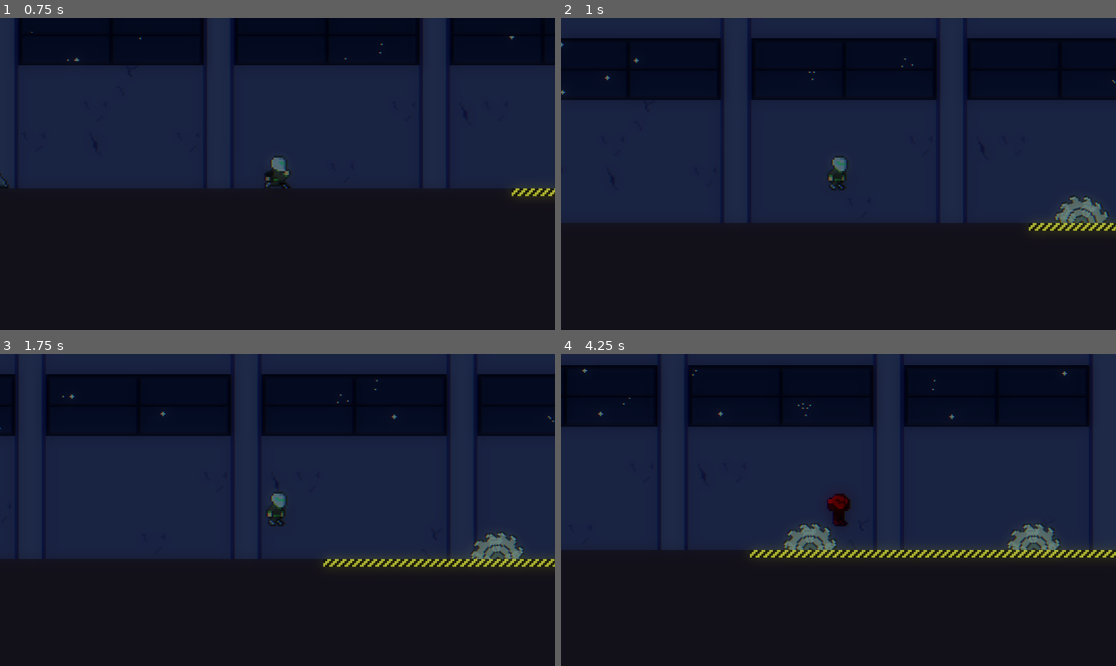
Above: before the commit, frames 1-4 (two rows, left to right).
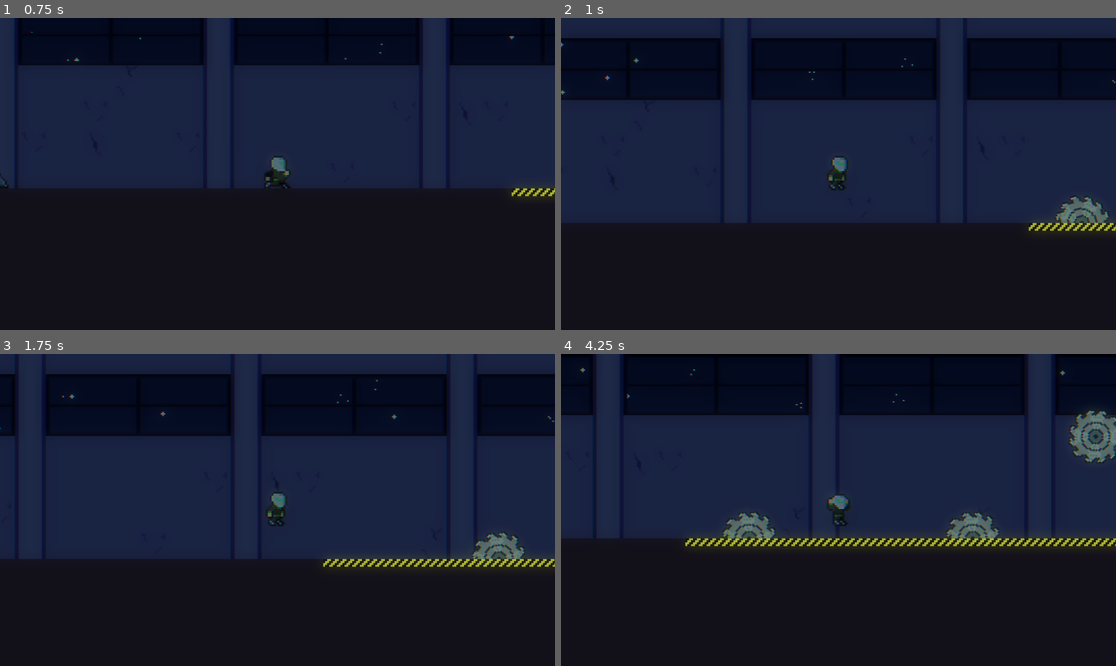
Above: after the commit, the same moments.

Repository: reneelias/Godot-2D-Platformer
Game: Godot game, scene res://Scenes/Level_01.tscn
The game is run twice, just before and just after one commit, with the same random seed, the same clock (stepped at 60 frames per second) and the same inputs.
Inputs:
- Up to frame 1 (0.75 s): tap Enter at 0.5 s; hold D (MoveRight) from 0.53 s (still down)
- Up to frame 2 (1 s): keep holding D (MoveRight); tap Space (Jump) at 0.77 s
- Up to frame 3 (1.75 s): keep holding D (MoveRight); tap Space (Jump) at 1.52 s
- Up to frame 4 (4.25 s): release D (MoveRight) at 2.03 s; hold A (MoveLeft) 2.03-2.78 s; hold D (MoveRight) from 2.78 s (still down); tap Space (Jump) at 3.02, 3.77 s

Frame 1 is identical in both runs. In frame 2, 0.2% of the frame differs, in the area x 88-99%, y 56-66%; in frame 3, 0.3%; in frame 4, 17%, in the area x 0-100%, y 0-66%.

Commit message:
Create SawPathGroup scene

Diff:
--- a/2d-platformer/ObjectScenes/Player.tscn
+++ b/2d-platformer/ObjectScenes/Player.tscn
@@ -191,7 +191,7 @@
 tracks/1/keys = {
 "times": PackedFloat32Array(0),
 "transitions": PackedFloat32Array(1),
-"update": 0,
+"update": 1,
 "values": [PackedVector2Array(-3, -7.5, 4, -7.5, 4, 6.5, 3, 7.5, -2, 7.5, -3, 6.5)]
 }
 tracks/2/type = "value"
@@ -203,7 +203,7 @@
 tracks/2/keys = {
 "times": PackedFloat32Array(0),
 "transitions": PackedFloat32Array(1),
-"update": 0,
+"update": 1,
 "values": [Vector2(0, 0)]
 }
 tracks/3/type = "value"
@@ -215,7 +215,7 @@
 tracks/3/keys = {
 "times": PackedFloat32Array(0),
 "transitions": PackedFloat32Array(1),
-"update": 0,
+"update": 1,
 "values": [Vector2(4, 10)]
 }
 tracks/4/type = "value"
@@ -227,7 +227,7 @@
 tracks/4/keys = {
 "times": PackedFloat32Array(0),
 "transitions": PackedFloat32Array(1),
-"update": 0,
+"update": 1,
 "values": [Vector2(0.5, 0.5)]
 }
 
--- a/2d-platformer/ObjectScenes/SawBlade.tscn
+++ b/2d-platformer/ObjectScenes/SawBlade.tscn
@@ -6,8 +6,9 @@
 [sub_resource type="CircleShape2D" id="CircleShape2D_q2gw3"]
 radius = 14.0357
 
-[node name="SawBlade" type="Area2D"]
+[node name="SawBlade" type="Area2D" node_paths=PackedStringArray("sprite2D")]
 script = ExtResource("1_owqsm")
+sprite2D = NodePath("Sprite2D")
 
 [node name="Sprite2D" type="Sprite2D" parent="."]
 texture = ExtResource("1_q2gw3")
--- /dev/null
+++ b/2d-platformer/ObjectScenes/SawPathGroup.tscn
@@ -0,0 +1,16 @@
+[gd_scene load_steps=5 format=3 uid="uid://bqyanhnny324q"]
+
+[ext_resource type="Script" uid="uid://dwu12h7nq7jl7" path="res://Scripts/SawPathGroup.gd" id="1_8lxqs"]
+[ext_resource type="PackedScene" uid="uid://b1h85t2dhdx2o" path="res://ObjectScenes/SawBlade.tscn" id="2_bpp4f"]
+[ext_resource type="Texture2D" uid="uid://cnsetwf1calts" path="res://Sprites/SawBlade.png" id="3_16nsp"]
+
+[sub_resource type="Curve2D" id="Curve2D_0hmnq"]
+
+[node name="SawPathGroup" type="Path2D"]
+curve = SubResource("Curve2D_0hmnq")
+script = ExtResource("1_8lxqs")
+sawBlade = ExtResource("2_bpp4f")
+
+[node name="VisibilitySprite" type="Sprite2D" parent="."]
+modulate = Color(0.882257, 0.477071, 0.901478, 1)
+texture = ExtResource("3_16nsp")
--- a/2d-platformer/Scenes/Level_01.tscn
+++ b/2d-platformer/Scenes/Level_01.tscn
@@ -21,6 +21,7 @@
 [ext_resource type="PackedScene" uid="uid://c2wlrydy2amq1" path="res://ObjectScenes/Crate.tscn" id="18_nhi4p"]
 [ext_resource type="PackedScene" uid="uid://b4vccwblyftcu" path="res://ObjectScenes/CheckPoint.tscn" id="19_nhi4p"]
 [ext_resource type="PackedScene" uid="uid://b1h85t2dhdx2o" path="res://ObjectScenes/SawBlade.tscn" id="20_1uwm5"]
+[ext_resource type="PackedScene" uid="uid://bqyanhnny324q" path="res://ObjectScenes/SawPathGroup.tscn" id="22_yvmjr"]
 
 [sub_resource type="TileSetAtlasSource" id="TileSetAtlasSource_2jryf"]
 texture = ExtResource("1_e0dve")
@@ -835,59 +836,22 @@
 [node name="CharacterSpawn" parent="Checkpoints/Checkpoint_01" index="2"]
 position = Vector2(0, 25)
 
-[node name="SawBladePath" type="Path2D" parent="."]
-position = Vector2(2065, 16)
-curve = SubResource("Curve2D_1uwm5")
-
-[node name="PathFollow2D_00" type="PathFollow2D" parent="SawBladePath"]
-position = Vector2(100, 0)
-rotation = 3.14159
-
-[node name="PathFollow2D_01" type="PathFollow2D" parent="SawBladePath"]
-position = Vector2(-16.0038, 0)
-rotation = 3.14159
-progress = 116.0
-
-[node name="PathFollow2D_02" type="PathFollow2D" parent="SawBladePath"]
-position = Vector2(-100, 32)
-rotation = 1.5708
-progress = 232.0
-
-[node name="PathFollow2D_03" type="PathFollow2D" parent="SawBladePath"]
-position = Vector2(16.0038, 32)
-progress = 348.0
-
 [node name="SawBlades" type="Node2D" parent="."]
 
 [node name="SawBlade_00" parent="SawBlades" node_paths=PackedStringArray("pathFollow") instance=ExtResource("20_1uwm5")]
-position = Vector2(1919, 15)
-pathFollow = NodePath("../../SawBladePath/PathFollow2D_00")
-spinSpeed = -5.0
-
-[node name="SawBlade_01" parent="SawBlades" node_paths=PackedStringArray("pathFollow") instance=ExtResource("20_1uwm5")]
-position = Vector2(1919, 15)
-pathFollow = NodePath("../../SawBladePath/PathFollow2D_01")
-spinSpeed = -5.0
-
-[node name="SawBlade_02" parent="SawBlades" node_paths=PackedStringArray("pathFollow") instance=ExtResource("20_1uwm5")]
-position = Vector2(1919, 15)
-pathFollow = NodePath("../../SawBladePath/PathFollow2D_02")
-spinSpeed = -5.0
-
-[node name="SawBlade_03" parent="SawBlades" node_paths=PackedStringArray("pathFollow") instance=ExtResource("20_1uwm5")]
-position = Vector2(1919, 15)
-pathFollow = NodePath("../../SawBladePath/PathFollow2D_03")
-spinSpeed = -5.0
-
-[node name="SawBlade_04" parent="SawBlades" node_paths=PackedStringArray("pathFollow") instance=ExtResource("20_1uwm5")]
 position = Vector2(2165, -37)
-pathFollow = NodePath("../../SawBladePath/PathFollow2D_03")
+pathFollow = NodePath("")
 spinSpeed = -5.0
 invertSpin = true
 followsPath = false
 
-[node name="Sprite2D" parent="SawBlades/SawBlade_04" index="0"]
+[node name="Sprite2D" parent="SawBlades/SawBlade_00" index="0"]
 flip_h = true
+
+[node name="SawPathGroup_00" parent="." instance=ExtResource("22_yvmjr")]
+position = Vector2(2065, 16)
+curve = SubResource("Curve2D_1uwm5")
+sawSpeed = 0.15
 
 [editable path="Lights/LongHangingLamp_02"]
 [editable path="Lights/LongHangingLamp_03"]
@@ -907,4 +871,4 @@
 [editable path="Crates/Crate_04"]
 [editable path="Checkpoints/Checkpoint_00"]
 [editable path="Checkpoints/Checkpoint_01"]
-[editable path="SawBlades/SawBlade_04"]
+[editable path="SawBlades/SawBlade_00"]
--- a/2d-platformer/Scripts/SawBlade.gd
+++ b/2d-platformer/Scripts/SawBlade.gd
@@ -1,7 +1,9 @@
 extends Area2D
+class_name SawBlade
 
 @export_category("References")
 @export var pathFollow : PathFollow2D
+@export var sprite2D : Sprite2D
 
 @export_category("Settings")
 @export var spinSpeed := -15.0
--- /dev/null
+++ b/2d-platformer/Scripts/SawPathGroup.gd
@@ -0,0 +1,46 @@
+extends Path2D
+## SawPathGroup creates a group of SawBlades that follow a path. Set their speed, spin speed, and more.
+class_name SawPathGroup
+
+
+@export_group("References")
+@export var sawBlade : PackedScene
+
+@export_category("Settings")
+@export var sawCount := 4
+## Percent path completion per second
+@export var sawSpeed := .1
+@export var sawSpinSpeed := -5.0
+@export var flipSawHorizontal := false
+@export var sawInvertSpin := false
+## Offset from the start of the path in percentage
+@export var pathStartOffset := 0.0
+
+var saws : Array = []
+var sawPaths : Array = []
+
+func _ready():
+    var sawsParent = Node2D.new()
+    add_child(sawsParent)
+    for i in range(sawCount):
+        var saw = (sawBlade.instantiate() as SawBlade)
+        sawsParent.add_child(saw)
+        saws.append(saw)
+        saw.spinSpeed = sawSpinSpeed
+        saw.invertSpin = sawInvertSpin
+        saw.followsPath = false
+        saw.sprite2D.flip_h = flipSawHorizontal
+        saw.name = "sawBlade_" + ("%02d" % i)
+        var pathFollow = PathFollow2D.new()
+        add_child(pathFollow)
+        pathFollow.progress_ratio = pathStartOffset + (1.0/sawCount) * i
+        sawPaths.append(pathFollow)
+
+    $VisibilitySprite.visible = false
+
+func _physics_process(delta):
+    for i in range(sawCount):
+        var saw = saws[i]
+        var pathFollow = sawPaths[i]
+        pathFollow.progress_ratio += delta * sawSpeed
+        saw.global_position = pathFollow.global_position
Not shown: 1 places in 2d-platformer/Scenes/Level_01.tscn that only renumber resources
Not shown, added: 2d-platformer/Scripts/SawPathGroup.gd.uid
